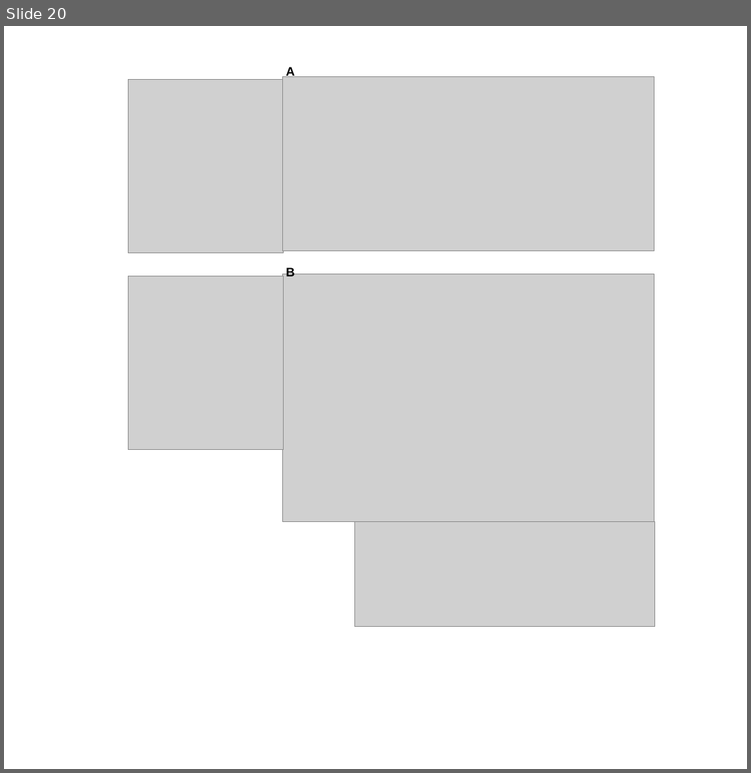
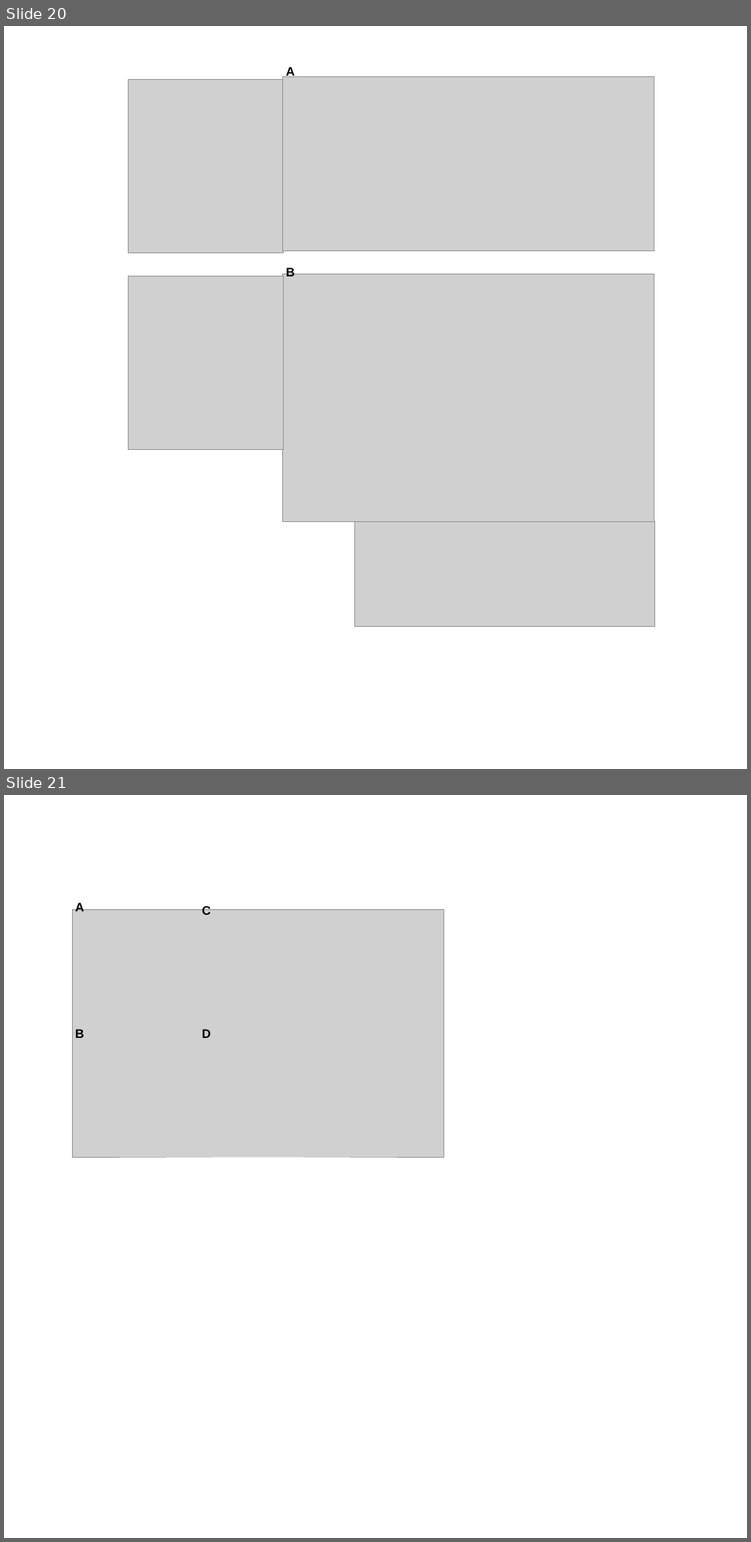
Before and after one commit to jon-mah/demo_for_ccgb, a slide deck: Summary/figures.pptx. Shown one above the other, each under a label of ours: slide 20 before the commit, slides 20 and 21 after it. The pictures are 751x773 and 751x1542 pixels, drawn with LibreOffice and Linux fonts; fonts in the diff are those of the drawing; grey boxes stand for pictures. Boxes give left, top, right and bottom in pixels: in the first picture for what was removed or moved away, otherwise in the second. Text is boxed around its words. In the diff, an @@ line names an element or a change of style, - is before the commit and + after.

```diff
--- a/Summary/figures.pptx
+++ b/Summary/figures.pptx
@@ slide 21 added at (4,795,747,1538), background #FFFFFF @@
@@ picture added at (72,909,443,1157) @@
@@ text added at (75,902,84,911), 30 pt, text #000000, bold @@
+A
@@ text added at (202,905,211,915), 30 pt, text #000000, bold @@
+C
@@ text added at (75,1028,84,1040), 30 pt, text #000000, bold @@
+B
@@ text added at (202,1029,211,1038), 30 pt, text #000000, bold @@
+D
```
Also in this commit, not shown: 5 other files.
